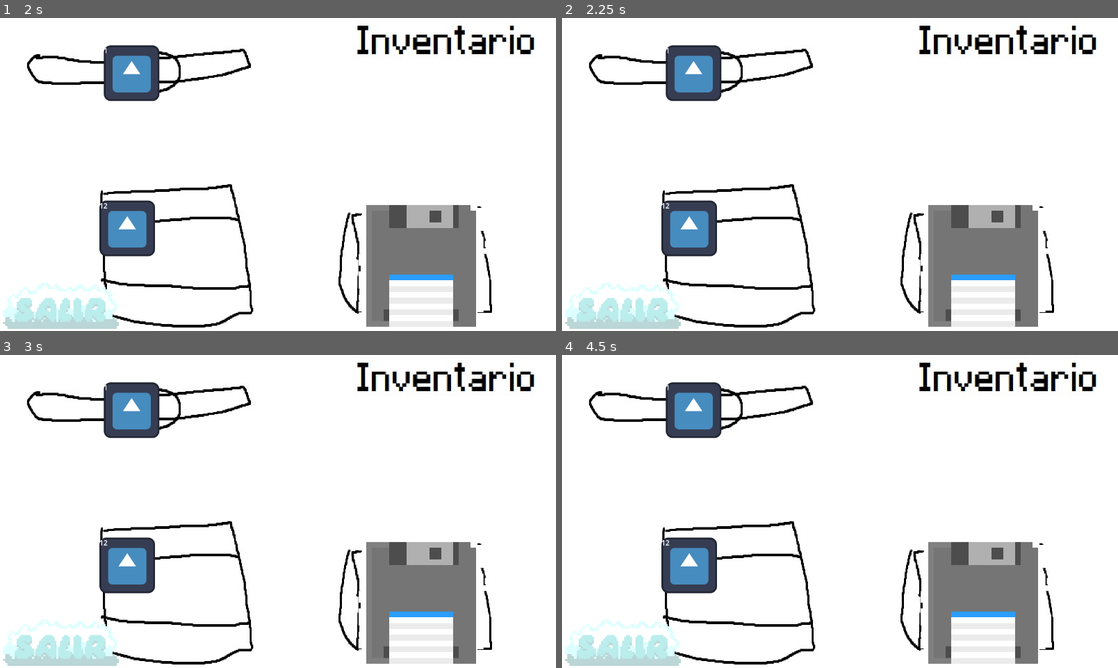
Above: before the commit, frames 1-4 (two rows, left to right).
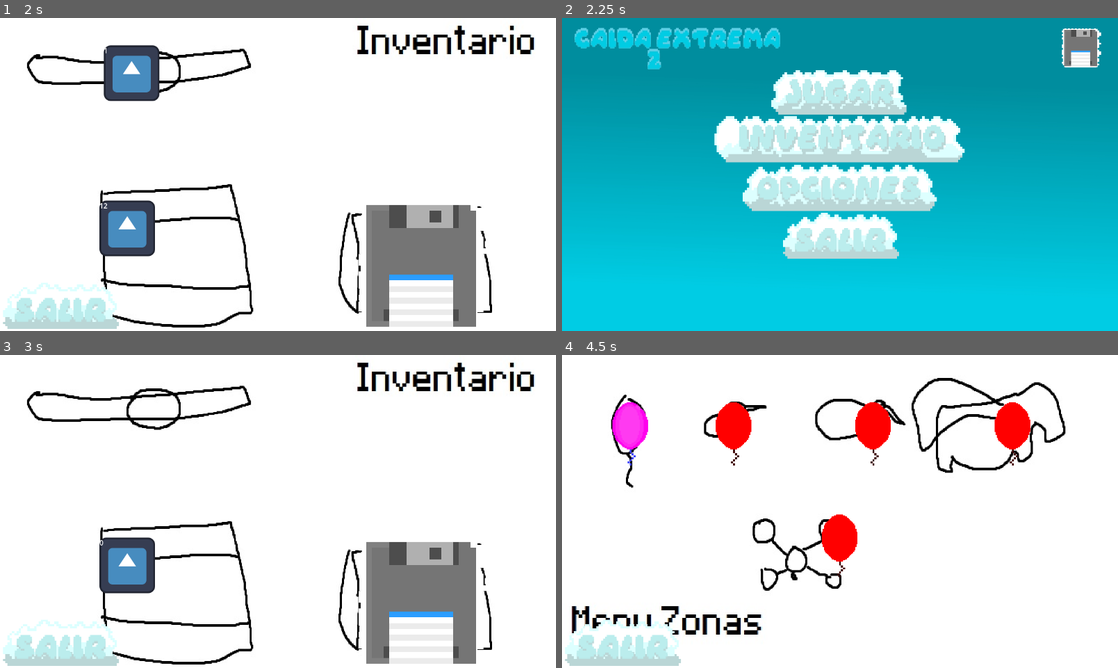
Above: after the commit, the same moments.

Repository: kevinMG01/CaidaExtrema_Version_2.1
Game: Godot game, scene res://escenas/menus/inventario/Inventario.tscn
Same seed, same stepped clock (60 frames per second), same inputs: the game is played once before the commit and once after it. The project has no main scene, so this scene is started directly. The engine's default icon, where the game draws it, is replaced by a stand-in: a white triangle on a blue panel in a dark square.
Inputs (mouse positions are in pixels of both pictures, inside the frame that each line leads up to):
- Up to frame 1 (2 s): click (422, 265) at 0.5 s; click (116, 215) at 1.25 s
- Up to frame 2 (2.25 s): click (623, 305) at 2.02 s
- Up to frame 3 (3 s): click (278, 477) at 2.77 s
- Up to frame 4 (4.5 s): click (623, 642) at 3.52 s; click (840, 430) at 4.27 s

Frame 1 is identical in both runs. In frame 2, 96% of the frame differs, in the area x 0-100%, y 0-100%; in frame 3, 1.8%; in frame 4, 20%.

Commit message:
guardado de datos(items)

Diff:
--- a/caidaextremas_version_2.1/escenas/menus/inventario/Inventario.tscn
+++ b/caidaextremas_version_2.1/escenas/menus/inventario/Inventario.tscn
@@ -84,7 +84,7 @@
 layout_mode = 2
 theme_override_constants/margin_left = 150
 
-[node name="TextureButton" type="TextureButton" parent="."]
+[node name="Retroceder" type="TextureButton" parent="."]
 layout_mode = 1
 anchors_preset = 2
 anchor_top = 1.0
@@ -95,3 +95,4 @@
 texture_normal = ExtResource("4_pl1p1")
 
 [connection signal="button_down" from="VBoxContainer/HBoxContainer/Caja" to="." method="_on_caja_button_down"]
+[connection signal="button_down" from="Retroceder" to="." method="_on_retroceder_button_down"]
--- a/caidaextremas_version_2.1/escenas/menus/inventario/Items/inventory_item_ui.gd
+++ b/caidaextremas_version_2.1/escenas/menus/inventario/Items/inventory_item_ui.gd
@@ -1,9 +1,9 @@
 extends TextureRect
 
-var item : String = ""
+
 var inventario: Control
-
-
+var item: String = ""
+var cantidad: int = 0
 
 func initialize(texture_rec, valor):
 	texture = texture_rec
@@ -12,6 +12,6 @@
 func set_quantity(valor):
 	$Label.text = str(valor)
 
-
 func _on_button_button_down() -> void:
 	inventario.usar_habilidad(item)
+	GlobalVar.ITEM_ELEGIDO = item
--- a/caidaextremas_version_2.1/escenas/menus/inventario/inventario.gd
+++ b/caidaextremas_version_2.1/escenas/menus/inventario/inventario.gd
@@ -1,10 +1,10 @@
 extends Control
 
 
-@onready var grid_container: GridContainer = $VBoxContainer/HBoxContainer/GridContainer
+
 const INVENTORY_ITEM_UI = preload("res://escenas/menus/inventario/Items/inventory_item_ui.tscn")
 @onready var item_seleccionado: GridContainer = $HBoxContainer/VBoxContainer/Item_seleccionado
-
+@onready var grid_container: GridContainer = $VBoxContainer/HBoxContainer/GridContainer
 
 var texturas = [
 	preload("res://icon.svg"),
@@ -13,32 +13,22 @@
 
 func _ready():
 	randomize()
-
+	cargar_inventario()
 
 func add_item(type, texture: CompressedTexture2D, quantity: int):
 	var node_name = "inventory_item" + str(type)
-	#if not item_list.has_node(node_name):
 	var inventory_item = INVENTORY_ITEM_UI.instantiate()
 	inventory_item.item = type
 	inventory_item.inventario = self
 	inventory_item.name = node_name
 	inventory_item.initialize(texture, quantity)
 	grid_container.add_child(inventory_item)
-	#else:
-		#var existing_node = item_seleccionado.get_node(node_name)
-		#existing_node.set_quantity(quantity)
-
 
 var probabilidades = {
 	"cajaVacia": 20,
 	"intangible": 40,
 	"congelar": 40
 }
-
-func pawerUpEnUso(newslot):
-	var duplicated_slot = newslot.duplicate()
-	grid_container.add_child(duplicated_slot)
-	duplicated_slot.custom_minimum_size = Vector2(70, 70)
 
 func abrirCaja():
 	var valor_aleatorio = randi() % 100 + 1
@@ -48,31 +38,55 @@
 		probabilidad_acumulada += probabilidades[objeto]
 		if valor_aleatorio <= probabilidad_acumulada:
 			return objeto
-
 	return "cajaVacia"
 
-
-#mejorar
 func usar_habilidad(item):
 	for child in item_seleccionado.get_children():
 		child.queue_free()
-	if item == "congelar":
-		var inventory_item = INVENTORY_ITEM_UI.instantiate()
-		inventory_item.initialize(texturas[0], 1)
-		item_seleccionado.add_child(inventory_item)
-	elif item == "intangible":
-		var inventory_item = INVENTORY_ITEM_UI.instantiate()
-		inventory_item.initialize(texturas[1], 1)
-		item_seleccionado.add_child(inventory_item)
+	var inventory_item = INVENTORY_ITEM_UI.instantiate()
+	match item:
+		"congelar":
+			inventory_item.initialize(texturas[0], 1)
+		"intangible":
+			inventory_item.initialize(texturas[1], 1)
+		_:
+			return
+	item_seleccionado.add_child(inventory_item)
 
 func _on_caja_button_down() -> void:
-	if GlobalVar.CAJAS_RECOLECTADAS > 0:
-		var resultado = abrirCaja()
-		if resultado != "cajaVacia":
-			if resultado == "congelar":
-				add_item(resultado, texturas[0], 12)
-			elif resultado == "intangible":
-				add_item(resultado, texturas[1], 1)
-		else:
+	if GlobalVar.CAJAS_RECOLECTADAS < 1:
+		return
+
+	var resultado = abrirCaja()
+	match resultado:
+		"congelar":
+			add_item(resultado, texturas[0], 12)
+		"intangible":
+			add_item(resultado, texturas[1], 1)
+		"cajaVacia":
 			print("¡Caja vacía!")
-		GlobalVar.CAJAS_RECOLECTADAS -= 1
+	GlobalVar.CAJAS_RECOLECTADAS -= 1
+
+# GUARDAR INVENTARIO (antes de salir de la escena)
+func guardar_inventario():
+	GlobalVar.inventario_guardado.clear()
+
+	for item in grid_container.get_children():
+		var data = {
+			"type": item.item,
+			"quantity": item.cantidad,
+			"texture_path": item.texture.resource_path
+		}
+		GlobalVar.inventario_guardado.append(data)
+
+# CARGAR INVENTARIO (cuando entra a la escena)
+func cargar_inventario():
+	for data in GlobalVar.inventario_guardado:
+		var tex = load(data["texture_path"]) as CompressedTexture2D
+		add_item(data["type"], tex, data["quantity"])
+
+
+
+func _on_retroceder_button_down() -> void:
+	guardar_inventario()
+	get_tree().change_scene_to_file("res://escenas/menus/menu_principal/menu_principal.tscn")
--- a/caidaextremas_version_2.1/global_var/global_var.gd
+++ b/caidaextremas_version_2.1/global_var/global_var.gd
@@ -2,5 +2,9 @@
 
 
 
+#interfas de inventario
+var CAJAS_RECOLECTADAS:int = 10
+var ITEM_ELEGIDO: String = ""
+var inventario_guardado: Array = []
 
-var CAJAS_RECOLECTADAS:int = 10
+#--------------------------------------------------
